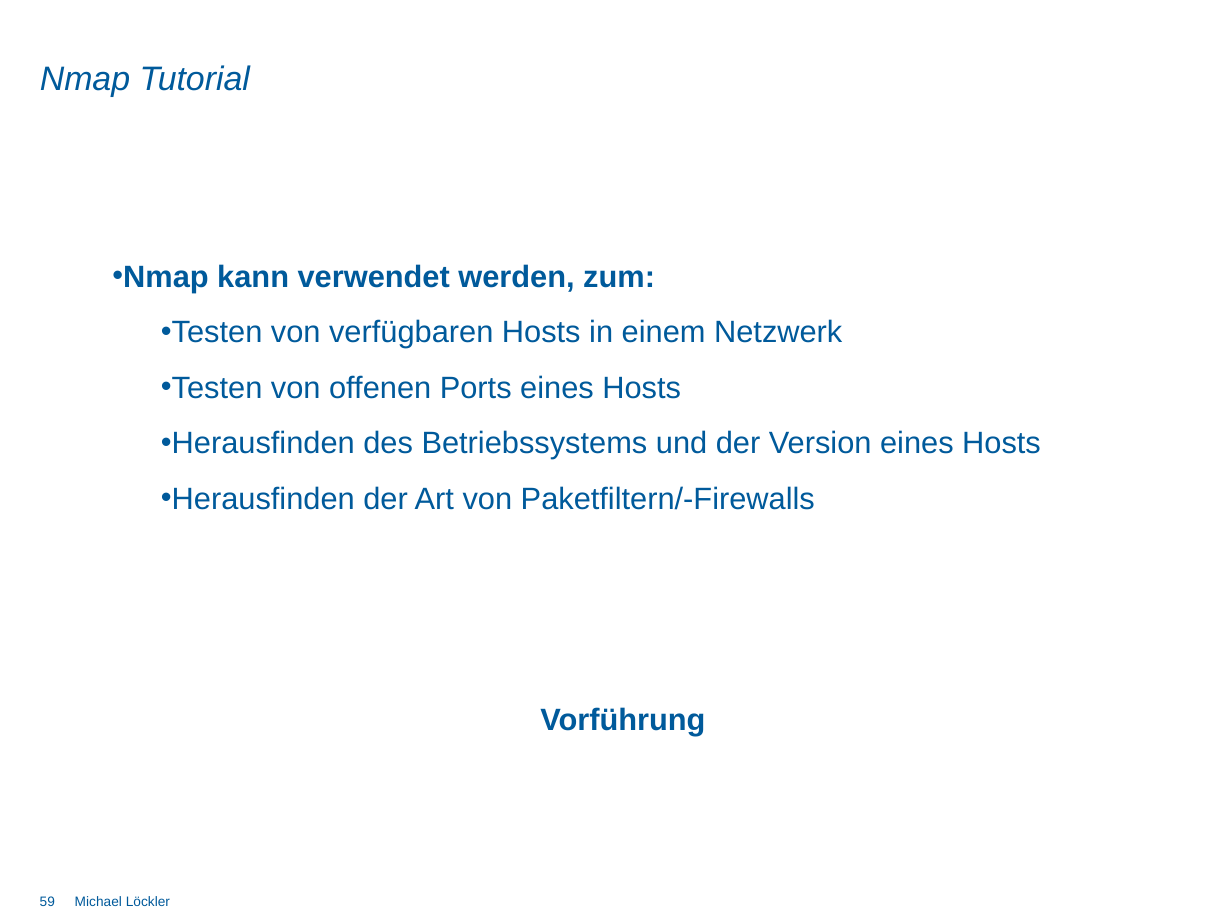
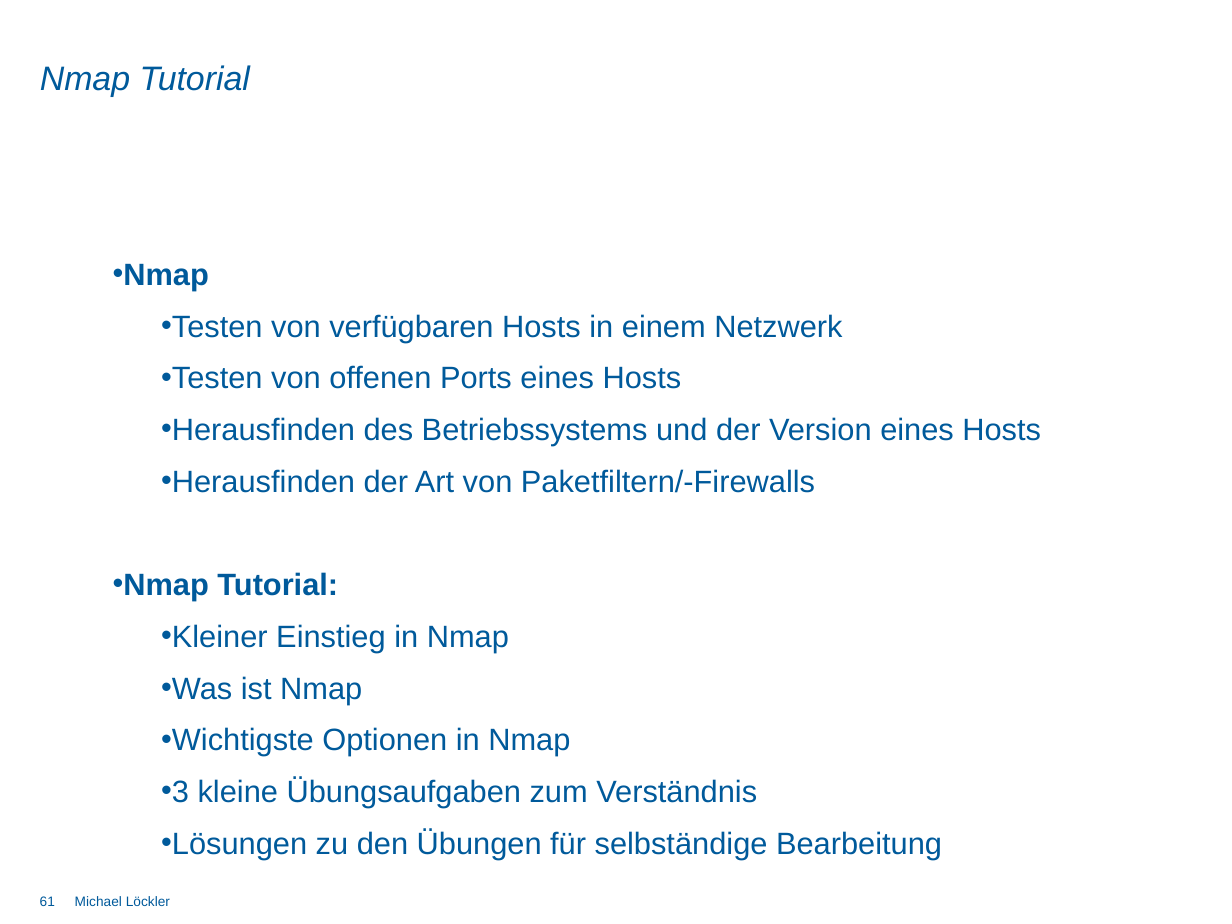
Before and after one commit to DominikSchlecht/masterProjWS15, a slide deck: slide 61 of Praesentation/Abschlusspräsentation/Endpräsentation_Gesamt.pptx (slide 59 before the commit). Drawn at 1232x924 pixels with LibreOffice and Linux fonts; fonts in the diff are those of the drawing; background and template pictures are left out. Boxes give left, top, right and bottom in pixels: in the first picture for what was removed or moved away, otherwise in the second. Text is boxed around its words. In the diff, an @@ line names an element or a change of style, - is before the commit and + after.

```diff
--- a/Praesentation/Abschlusspräsentation/Endpräsentation_Gesamt.pptx
+++ b/Praesentation/Abschlusspräsentation/Endpräsentation_Gesamt.pptx
@@ text at (123, 263, 209, 291): text changed @@
-• Nmap kann verwendet werden, zum:
+• Nmap
@@ text at (161, 314, 1041, 493): line spacing 1.5 to 1.4 @@
@@ text at (123, 572, 942, 860): text changed; bold off @@
-Vorführung
+• Nmap Tutorial:
+  • Kleiner Einstieg in Nmap
+  • Was ist Nmap
+  • Wichtigste Optionen in Nmap
+  • 3 kleine Übungsaufgaben zum Verständnis
+  • Lösungen zu den Übungen für selbständige Bearbeitung
@@ page number at (40, 896, 55, 906): text changed @@
-59
+61
```
Also in this commit, not shown: 17 other slides changed, 4 slides added, 1 other file.
